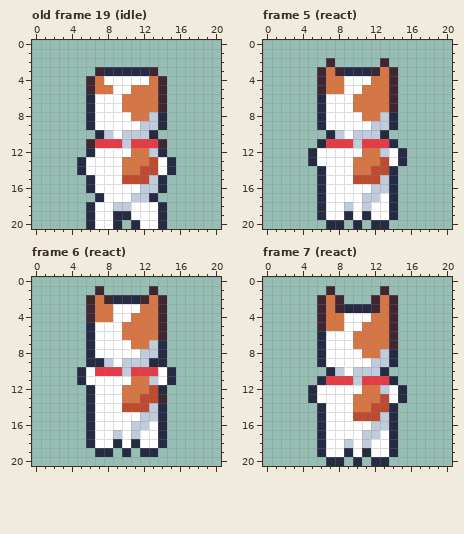
Pixel-art file: art/minis/dog-buddy@56.aseprite. The picture above was drawn from the file before the commit.
21x21 pixels, 24 frames. Shown: old frame 19 (idle), frame 5 (react), frame 6 (react), frame 7 (react). The commit also changed other frames, which this record leaves out.
New version:
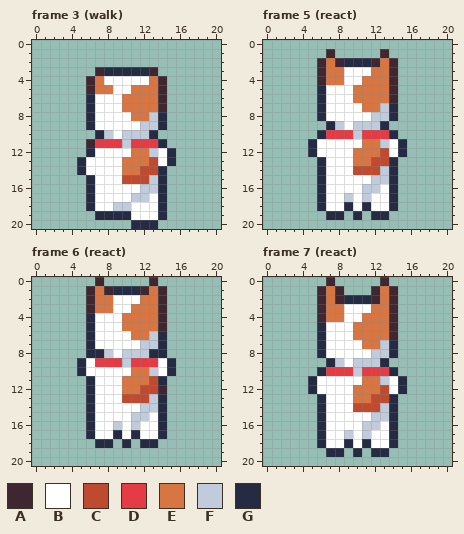
Palette (. is transparent): A #3e2731  B #ffffff  C #be4a2f  D #e43b44  E #d77643  F #c0cbdc  G #262b44
A new or re-ordered frame is compared with the old frame closest to it.
What changed:
frames re-ordered
Changed rows in their new state; - is an unchanged pixel.
Frame 3 (walk) against old frame 19 (idle):
first column x 6:
11 --------G-
12 --------BG
14 --------G.
17 GB-----BG-
19 .GG-------
20 ....--GG.-
Frame 5 (react):
first column x 5:
 1 --A-----A--
 2 -AEAGGGAEA-
 3 ---EBBBE---
 4 ------E----
 5 -GBB-E-----
 7 -----B--FG-
 8 ------BF---
 9 -.GF-FF-G.-
10 -GDDD-DDDG-
11 GBBBBBEEFBG
12 -----E--C--
13 .G-----C-G.
14 -----CC-F--
15 -----BBF---
16 ------F-B--
17 ----F--B---
18 ----G-G----
19 -.GG.G.GG.-
20 --..-.-..--
Frame 6 (react):
first column x 5:
 0 --A-----A--
 1 -AEAGGGAEA-
 2 ---EBBBE---
 3 ------E----
 4 -GBB-E-----
 6 -----B--FG-
 7 ------BF---
 8 --GF-FF-G--
 9 GBDDD-DDDBG
10 --BBBBEEF--
11 .G---E--CG.
12 -------C-A-
13 -----CC-FG-
14 -----BBF---
15 ------F-B--
16 ----F--B---
17 ----G-G----
18 -.GG.G.GG.-
19 --..-.-..--
Frame 7 (react):
first column x 5:
 0 --A-----A--
 1 -AEA---AEA-
 2 ----GGG----
 3 ---EBBBE---
 4 ------E----
 5 -GBB-E-----
 7 -----B--FG-
 8 ------BF---
 9 -.GF-FF-G.-
10 -GDDD-DDDG-
11 GBBBBBEEFBG
12 -----E--C--
13 .G-----C-G.
14 -----CC-F--
15 -----BBF---
16 ------F-B--
17 ----F--B---
18 ----G-G----
19 -.GG.G.GG.-
20 --..-.-..--
Pixel boxes of the changes (left, top, right, bottom) in both pictures:
changed: (86, 139, 176, 229)
changed: (308, 49, 407, 229)
changed: (77, 277, 176, 457)
changed: (308, 277, 407, 466)
